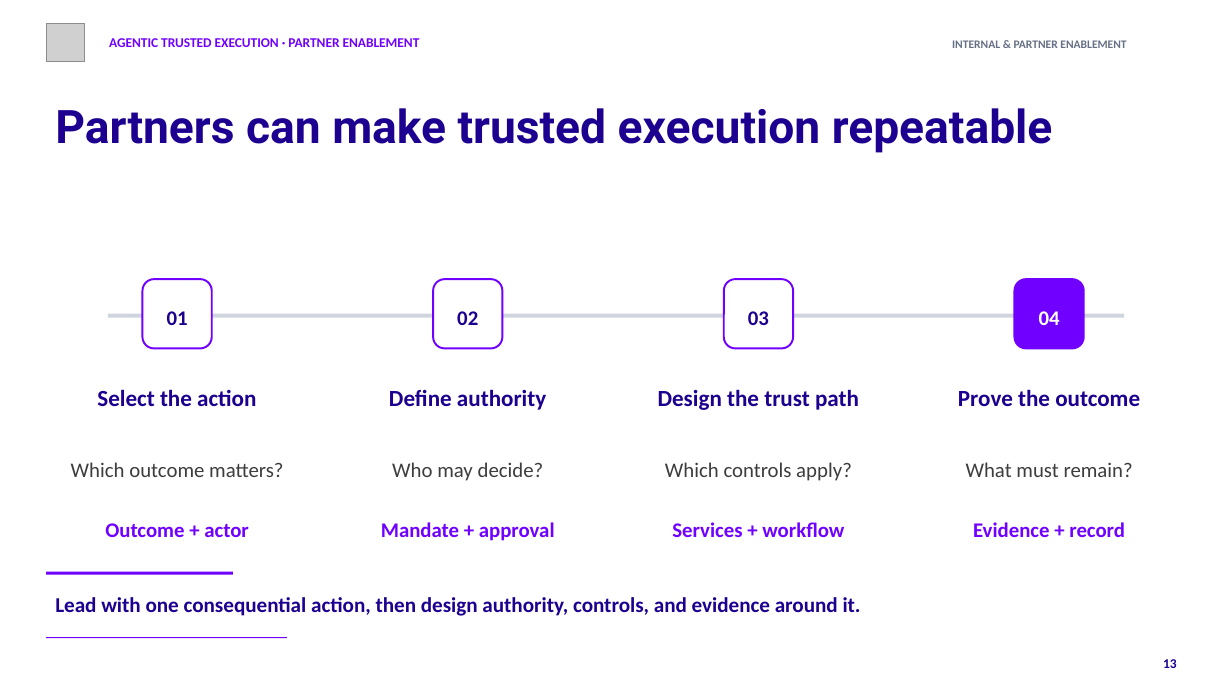
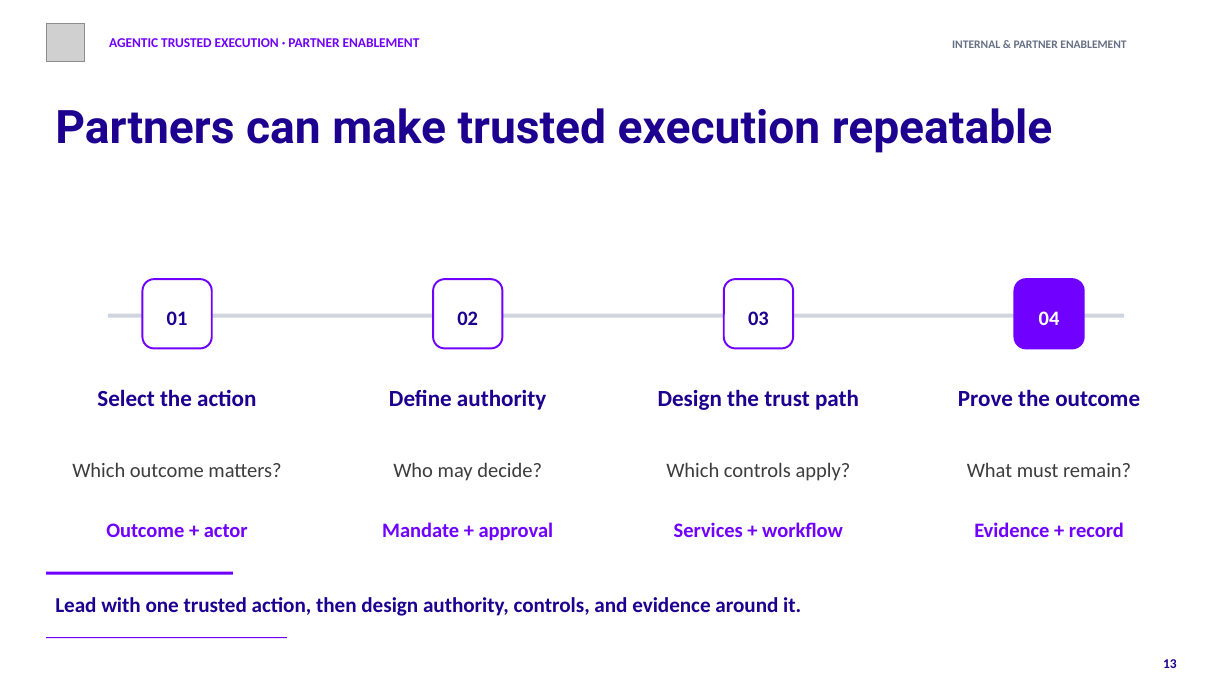
Before and after one commit to josefpalaxo/sales-system, a slide deck: slide 13 of work/slides/agentic-trusted-execution-partner-enablement/output/agentic-trusted-execution-partner-enablement.pptx. Drawn at 1232x693 pixels with LibreOffice and Linux fonts; fonts in the diff are those of the drawing; grey boxes stand for pictures. Boxes give left, top, right and bottom in pixels: in the first picture for what was removed or moved away, otherwise in the second. Text is boxed around its words. In the diff, an @@ line names an element or a change of style, - is before the commit and + after.

Commit message:
Update trusted execution materials and service assets

```diff
--- a/work/slides/agentic-trusted-execution-partner-enablement/output/agentic-trusted-execution-partner-enablement.pptx
+++ b/work/slides/agentic-trusted-execution-partner-enablement/output/agentic-trusted-execution-partner-enablement.pptx
@@ size 16.1 to 16 pt in 8 elements at (x1=72, y1=462, x2=281, y2=477), (x1=106, y1=523, x2=248, y2=537), (x1=393, y1=462, x2=542, y2=481), (x1=382, y1=522, x2=554, y2=541), (x1=666, y1=462, x2=851, y2=481), (x1=674, y1=522, x2=843, y2=537), (x1=967, y1=462, x2=1131, y2=477), (x1=974, y1=522, x2=1124, y2=537) @@
@@ text at (x1=55, y1=597, x2=801, y2=616): text changed @@
-Lead with one consequential action, then design authority, controls, and evidence around it.
+Lead with one trusted action, then design authority, controls, and evidence around it.
```
Also in this commit, not shown: 13 other slides changed, 46 other files.
